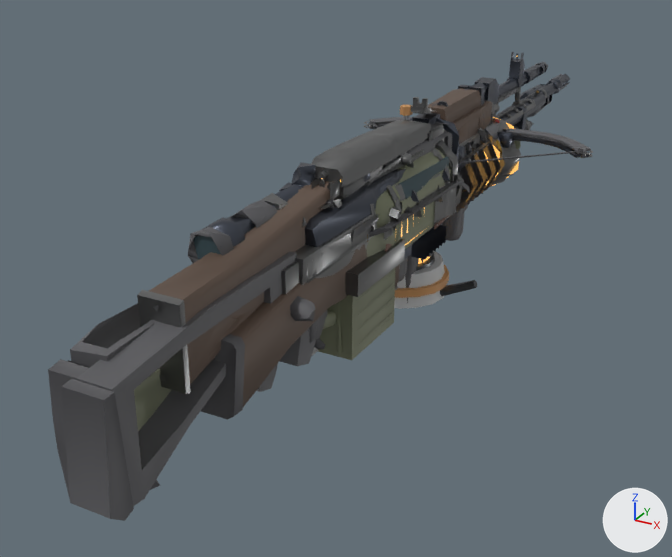
Renders of the glTF model models/caja_armas.glb from each side of a commit.
One viewpoint serves both versions: a 50 mm lens placed at (0.514, -1.185, 0.446), pointed at (-0.085, -0.096, -0.099). Lighting does not change. The marker at lower right points along +X, +Y and +Z. The picture after the commit comes second. Where no turn or scale is listed for an object, it has been applied to the vertices.

The first picture shows 'arma_decoy', 'arma_disruptor', 'arma_lmg', 'arma_nail', 'arma_rifle', 'arma_shotgun', 'arma_smg', 'arma_sniper', 'arma_xbow' and 1 more.
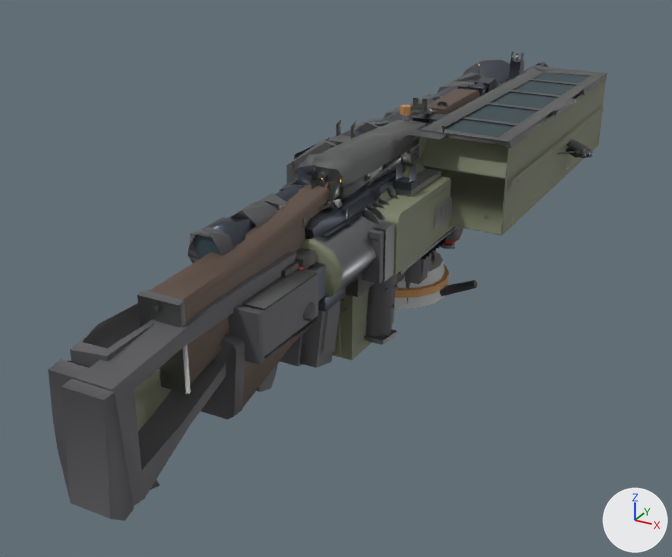
What changed in the scene script:
```text
Add me_arma_molino:
    me_arma_molino.from_pydata(...)  # 967 vertices, 1460 faces; spans x -0.157..0.157, y -0.464..0.464, z -0.142..0.142
    # faces by material slot: [1258, 201, 1]
    me_arma_molino.materials.append(mat_caja_arma_metal)
    me_arma_molino.materials.append(mat_caja_arma_mate)
    me_arma_molino.materials.append(mat_caja_arma_luz)
Add me_arma_cable:
    me_arma_cable.from_pydata(...)  # 1016 vertices, 1453 faces; spans x -0.087..0.087, y -0.274..0.274, z -0.107..0.107
    # faces by material slot: [850, 601, 2]
    me_arma_cable.materials.append(mat_caja_arma_metal)
    me_arma_cable.materials.append(mat_caja_arma_mate)
    me_arma_cable.materials.append(mat_caja_arma_luz)
Add me_arma_barrena:
    me_arma_barrena.from_pydata(...)  # 984 vertices, 1481 faces; spans x -0.068..0.068, y -0.503..0.503, z -0.091..0.091
    # faces by material slot: [1231, 229, 21]
    me_arma_barrena.materials.append(mat_caja_arma_metal)
    me_arma_barrena.materials.append(mat_caja_arma_mate)
    me_arma_barrena.materials.append(mat_caja_arma_luz)
Add me_arma_arpon:
    me_arma_arpon.from_pydata(...)  # 1019 vertices, 1446 faces; spans x -0.052..0.052, y -0.419..0.419, z -0.116..0.116
    # faces by material slot: [1064, 298, 84]
    me_arma_arpon.materials.append(mat_caja_arma_metal)
    me_arma_arpon.materials.append(mat_caja_arma_mate)
    me_arma_arpon.materials.append(mat_caja_arma_luz)
Add ob_arma_molino:
    ob_arma_molino = bpy.data.objects.new('arma_molino', me_arma_molino)
    ob_arma_molino.location = (0.0, 0.0, 0.0)
Add ob_arma_cable:
    ob_arma_cable = bpy.data.objects.new('arma_cable', me_arma_cable)
    ob_arma_cable.location = (0.0, 0.0, 0.0)
Add ob_arma_barrena:
    ob_arma_barrena = bpy.data.objects.new('arma_barrena', me_arma_barrena)
    ob_arma_barrena.location = (0.0, 0.0, 0.0)
Add ob_arma_arpon:
    ob_arma_arpon = bpy.data.objects.new('arma_arpon', me_arma_arpon)
    ob_arma_arpon.location = (0.0, 0.0, 0.0)
```

What differs and where, as boxes [x1, y1, x2, y2] in the pictures (672 x 557 px):
'arma_molino', added: after [287, 60, 608, 235]
    faces in mat_caja_arma_mate: [410, 72, 606, 235]
    faces in mat_caja_arma_metal: [287, 60, 608, 219]
'arma_barrena', added: after [228, 193, 432, 368]
    faces in mat_caja_arma_mate: [228, 239, 431, 368]
    faces in mat_caja_arma_metal: [242, 193, 432, 359]
'arma_cable', added: after [361, 162, 457, 345]
    faces in mat_caja_arma_mate: [361, 176, 455, 338]
    faces in mat_caja_arma_metal: [364, 162, 457, 345]
'arma_arpon', added (mostly hidden): after [277, 237, 460, 364]
'arma_shotgun', unchanged, covered by the edit: before [201, 90, 546, 420]; after [201, 287, 348, 420]
'arma_disruptor', unchanged, covered by the edit: before [366, 117, 521, 268]; after [410, 117, 453, 259]
'arma_nail', unchanged, covered by the edit: before [315, 118, 500, 349]; after [363, 152, 425, 205]
'arma_xbow', unchanged, covered by the edit: before [308, 117, 593, 343]; after [368, 118, 593, 282]
